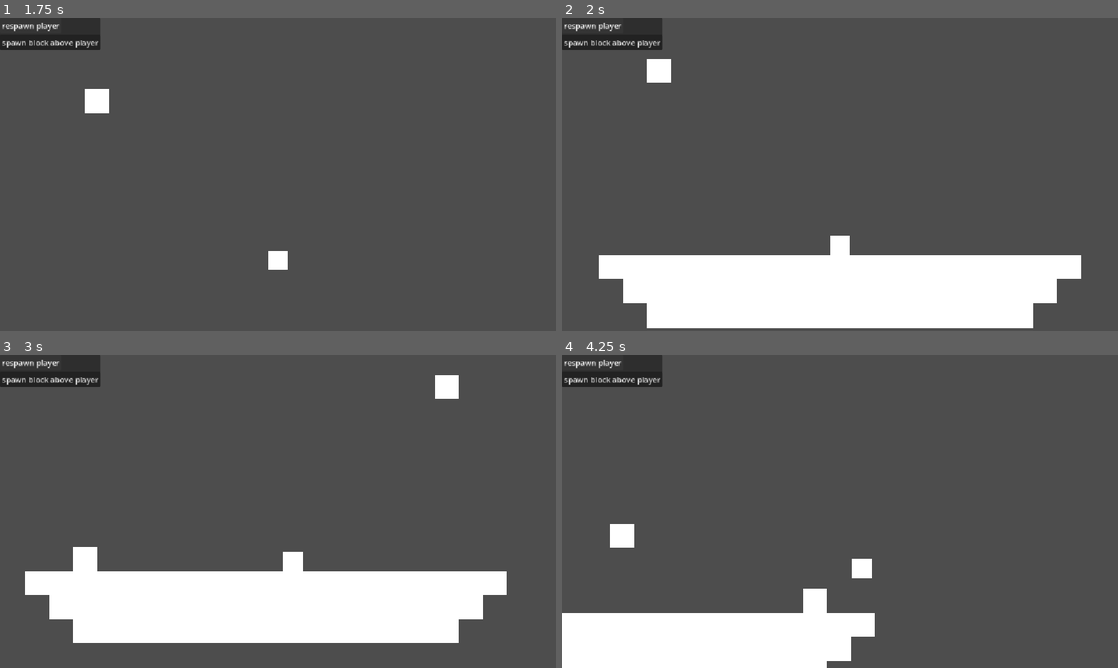
Above: before the commit, frames 1-4 (two rows, left to right).
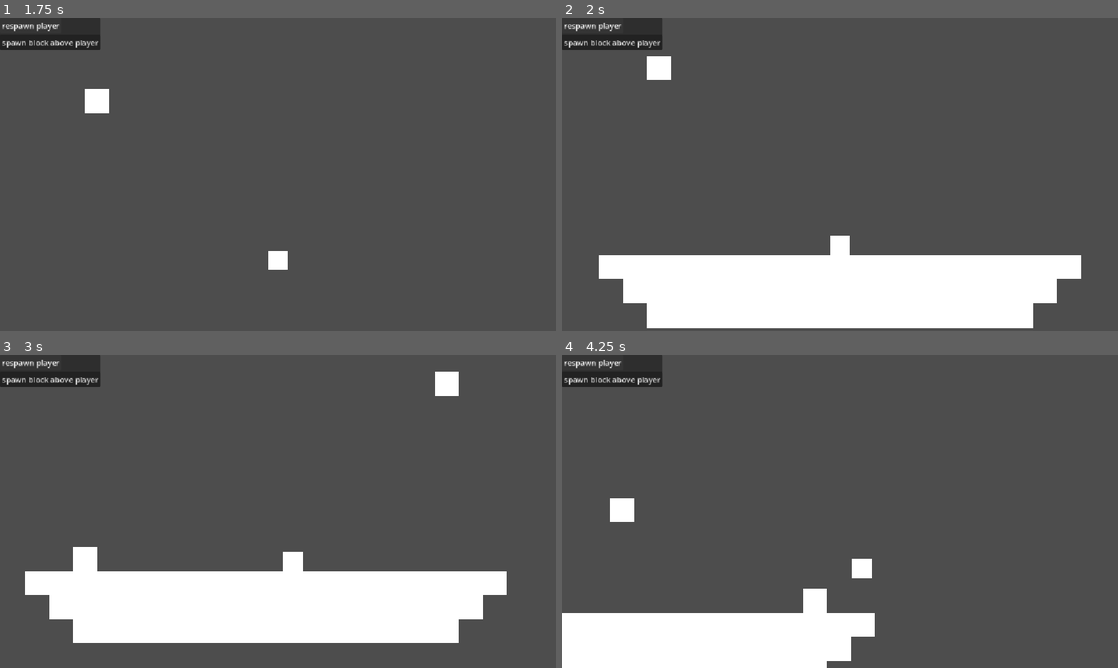
Above: after the commit, the same moments.

Repository: itsMapleLeaf/falling-box
Game: Godot game, scene res://game/main.tscn
Two runs of this game, one before a commit and one after it. Both use one fixed random seed, a clock stepped at 60 frames per second and the inputs below.
Inputs:
- Up to frame 1 (1.75 s): click "respawn player" at 0.5 s; click "respawn player" at 1.25 s
- Up to frame 2 (2 s): no input
- Up to frame 3 (3 s): click "respawn player" at 2 s; tap Enter at 2.75 s; hold Right (move_right) from 2.78 s (still down); tap I at 2.85 s
- Up to frame 4 (4.25 s): keep holding Right (move_right); tap Space (jump) at 3.02, 3.77 s; tap I at 3.6 s

Frame 1 is identical in both runs. In frame 2, less than 0.1% of the frame differs, in the area x 15-20%, y 12-21%; in frame 3, less than 0.1%; in frame 4, 0.7%, in the area x 8-13%, y 45-62%.

Commit message:
fix falling block terminal velocity

Diff:
--- a/game/falling_block.gd
+++ b/game/falling_block.gd
@@ -1,9 +1,13 @@
 extends CharacterBody2D
 
 @export var gravity := 800.0
-@export var terminal_velocity := 300.0
+@export var terminal_velocity := 700.0
 
 
 func _physics_process(delta: float) -> void:
-	velocity.y += clampf(gravity * delta, -terminal_velocity, terminal_velocity)
+	velocity.y = clampf(
+		velocity.y + gravity * delta,
+		-terminal_velocity,
+		terminal_velocity,
+	)
 	move_and_slide()
